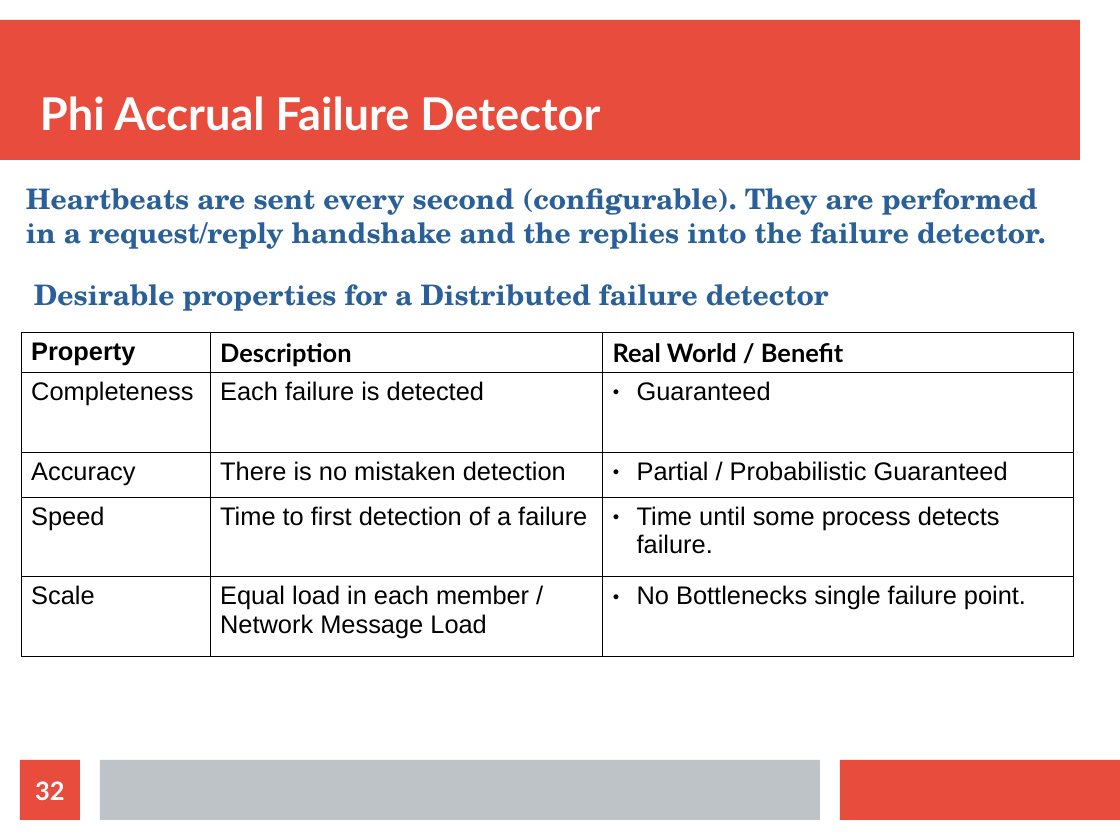
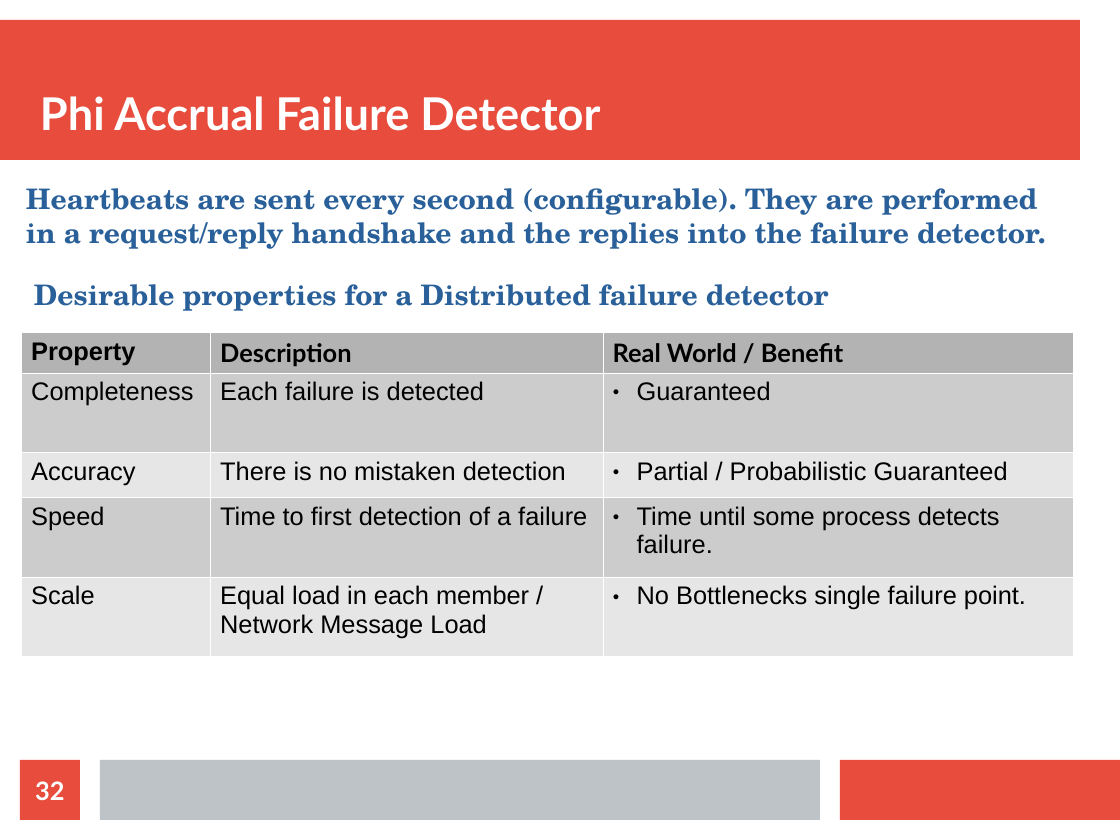
Before and after one commit to bytemania/akka-java-cluster, a slide deck: slide 32 of src/main/resources/res/presentation.odp. Drawn at 1120x840 pixels with LibreOffice and Linux fonts; fonts in the diff are those of the drawing. Boxes give left, top, right and bottom in pixels: in the first picture for what was removed or moved away, otherwise in the second. Text is boxed around its words. In the diff, an @@ line names an element or a change of style, - is before the commit and + after.

```diff
--- a/src/main/resources/res/presentation.odp
+++ b/src/main/resources/res/presentation.odp
@@ table at bbox=[21, 332, 1074, 652] @@
@@ fill none to #B3B3B3 in row 1 @@
@@ fill none to #CCCCCC in 6 cells @@
@@ fill none to #E6E6E6 in 6 cells @@
@@ borders changed @@
```
Also in this commit, not shown: 9 other slides changed, 8 slides added, 1 slide removed, 4 other files.
